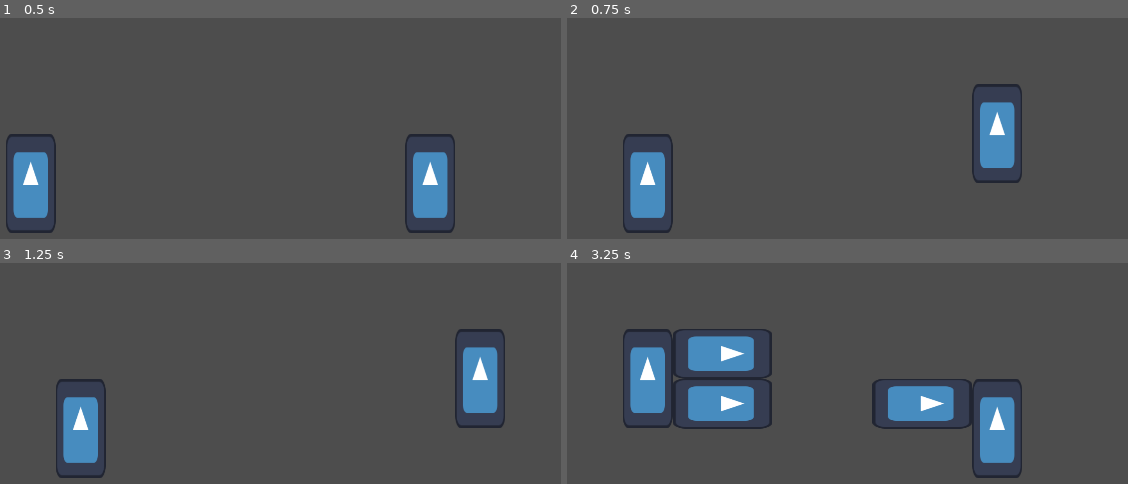
Above: before the commit, frames 1-4 (two rows, left to right).
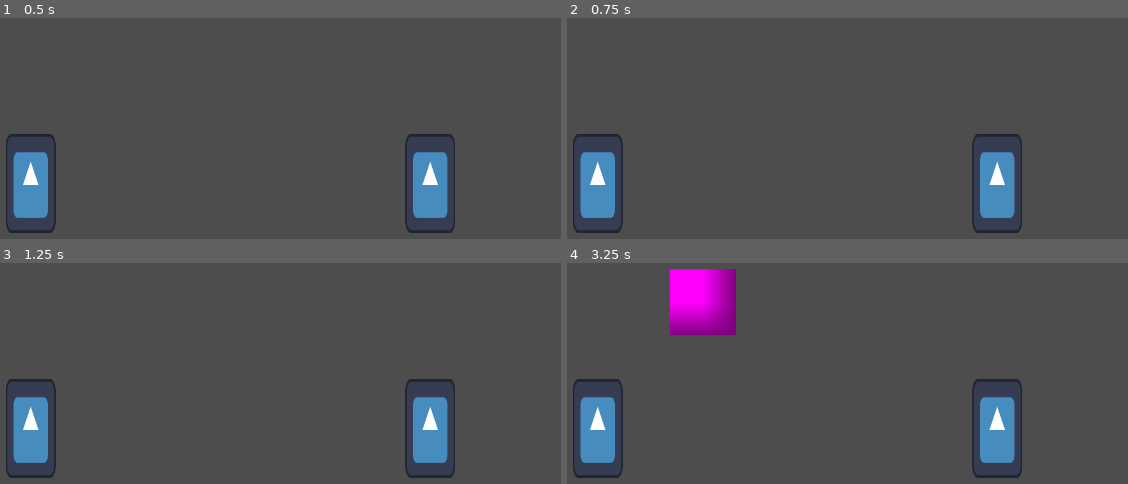
Above: after the commit, the same moments.

Repository: Gus-Kruz/projeto-bixarada
Game: Godot game, scene res://cena_jogador/node_2d.tscn
Same seed, same stepped clock (60 frames per second), same inputs: the game is played once before the commit and once after it. The project has no main scene, so this scene is started directly. The engine's default icon, where the game draws it, is replaced by a stand-in: a white triangle on a blue panel in a dark square.
Inputs:
- Up to frame 1 (0.5 s): no input
- Up to frame 2 (0.75 s): tap Enter at 0.5 s; hold D (direita1) from 0.53 s (still down); tap Up (cima2) at 0.6 s
- Up to frame 3 (1.25 s): keep holding D (direita1); tap Right (direita2) at 0.8 s
- Up to frame 4 (3.25 s): tap Space at 1.25 s; release D (direita1) at 1.28 s; hold A (esquerda1) 1.28-2.03 s; tap Right (direita2) at 1.35 s; tap Left (esquerda2) at 1.55, 2.1 s; tap Enter at 2 s; hold D (direita1) 2.03-2.78 s; tap E (forte1) at 2.3, 2.85 s; hold W (cima1) from 2.78 s (still down); tap P (forte2) at 3.05 s

Frame 1 is identical in both runs. In frame 2, 8.2% of the frame differs, in the area x 1-82%, y 29-98%; in frame 3, 9.5%; in frame 4, 15%, in the area x 1-73%, y 2-98%.

Commit message:
movimentação básica concluida, com mecânica de ritmo. falta apenas uma maneira de deixar simultâneo o movimento dos personagens

Diff:
--- a/cena_jogador/node_2d.tscn
+++ b/cena_jogador/node_2d.tscn
@@ -2,6 +2,8 @@
 
 [ext_resource type="PackedScene" uid="uid://ge8ksneh15bv" path="res://cena_jogador/player1.tscn" id="1_0e48y"]
 [ext_resource type="PackedScene" uid="uid://cuvmupkmb8er0" path="res://cena_jogador/player2.tscn" id="2_0tn1g"]
+
+[sub_resource type="PlaceholderTexture2D" id="PlaceholderTexture2D_0tn1g"]
 
 [node name="Node2D" type="Node2D" unique_id=1532618862]
 
@@ -10,3 +12,16 @@
 
 [node name="Player2" parent="." unique_id=1246125307 node_paths=PackedStringArray("player1") instance=ExtResource("2_0tn1g")]
 player1 = NodePath("../Player1")
+
+[node name="Timer" type="Timer" parent="." unique_id=166415698]
+wait_time = 0.5
+one_shot = true
+
+[node name="Sprite2D" type="Sprite2D" parent="." unique_id=680711503]
+visible = false
+position = Vector2(792, 237)
+scale = Vector2(158.5, 158.5)
+texture = SubResource("PlaceholderTexture2D_0tn1g")
+
+[connection signal="timeout" from="Timer" to="Player1" method="_on_timer_timeout"]
+[connection signal="timeout" from="Timer" to="Player2" method="_on_timer_timeout"]
--- a/cena_jogador/player1.gd
+++ b/cena_jogador/player1.gd
@@ -1,15 +1,20 @@
 extends Node2D
+
 var ataquefraco = preload("res://cena_jogador/ataque_fraco.tscn")
 var ataqueforte = preload("res://cena_jogador/ataque_forte.tscn")
 var pos = [540,540]
-var bpm = 60/60
+var bpm = 0.5
 var vida = 100
 var orientacao = "direita"
+var timerTimes = [0]
+var inputTimes = [0]
 @export var player2 : Node2D
-
+@onready var timer = get_node("../Timer")
+@onready var sprite = get_node("../Sprite2D")
 # Called when the node enters the scene tree for the first time.
 func _ready() -> void:
 	self.position = Vector2(pos[0], pos[1])
+	timer.start()
 
 func ataque_fraco(player_x, player_y):
 	var fraco = ataquefraco.instantiate()
@@ -33,7 +38,7 @@
 var morreu = false
 
 # Called every frame. 'delta' is the elapsed time since the previous frame.
-func _physics_process(delta: float) -> void:
+func _process(delta: float) -> void:
 	if self.position.x > player2.position.x:
 		orientacao = "esquerda"
 		$Sprite2D.flip_h = true
@@ -46,17 +51,27 @@
 		print("morreu")
 		morreu = true
 	if Input.is_action_just_pressed("cima1"):
-		pos[1] -= 120
-		await get_tree().create_timer(bpm).timeout
-		pos[1] += 120
+		inputTimes.append(Time.get_ticks_usec())
+		if Ritmo.in_time(timerTimes[-1], inputTimes[-1]):
+			pos[1] -= 120
+			await get_tree().create_timer(bpm).timeout
+			pos[1] += 120
 	if Input.is_action_just_pressed("esquerda1"):
-		pos[0] -= 120
+		inputTimes.append(Time.get_ticks_usec())
+		if Ritmo.in_time(timerTimes[-1], inputTimes[-1]):
+			pos[0] -= 120
 	if Input.is_action_just_pressed("direita1"):
-		pos[0] += 120
+		inputTimes.append(Time.get_ticks_usec())
+		if Ritmo.in_time(timerTimes[-1], inputTimes[-1]):
+			pos[0] += 120
 	if Input.is_action_just_pressed("fraco1"):
-		ataque_fraco(pos[0], pos[1])
+		inputTimes.append(Time.get_ticks_usec())
+		if Ritmo.in_time(timerTimes[-1], inputTimes[-1]):
+			ataque_fraco(pos[0], pos[1])
 	if Input.is_action_just_pressed("forte1"):
-		ataque_forte(pos[0], pos[1])
+		inputTimes.append(Time.get_ticks_usec())
+		if Ritmo.in_time(timerTimes[-1], inputTimes[-1]):
+			ataque_forte(pos[0], pos[1])
 	self.position = Vector2(pos[0], pos[1])
 
 
@@ -69,3 +84,13 @@
 		print("forte")
 		vida -= 20
 		print("player 1 " + str(vida))
+
+func show_block() -> void:
+	sprite.visible = true;
+	await get_tree().create_timer(0.2).timeout;
+	sprite.visible = false;
+
+func _on_timer_timeout() -> void:
+	show_block()
+	timerTimes.append(Time.get_ticks_usec())
+	timer.start()
--- a/cena_jogador/player2.gd
+++ b/cena_jogador/player2.gd
@@ -4,12 +4,17 @@
 var ataqueforte = preload("res://cena_jogador/ataque_forte.tscn")
 var pos = [1500,540]
 var vida = 100
-var bpm = 1
+var bpm = 0.5
 var orientacao = "direita"
+var timerTimes = [0]
+var inputTimes = [0]
 @export var player1 : Node2D
+@onready var timer = get_node("../Timer")
+@onready var sprite = get_node("../Sprite2D")
 # Called when the node enters the scene tree for the first time.
 func _ready() -> void:
 	self.position = Vector2(pos[0], pos[1])
+	timer.start()
 
 func ataque_fraco(player_x, player_y):
 	var fraco = ataquefraco.instantiate()
@@ -31,6 +36,7 @@
 	await get_tree().create_timer(bpm).timeout
 	forte.queue_free()
 var morreu = false
+
 # Called every frame. 'delta' is the elapsed time since the previous frame.
 func _physics_process(delta: float) -> void:
 	if self.position.x > player1.position.x:
@@ -45,17 +51,27 @@
 		print("morreu")
 		morreu = true
 	if Input.is_action_just_pressed("cima2"):
-		pos[1] -= 120
-		await get_tree().create_timer(bpm).timeout
-		pos[1] += 120
+		inputTimes.append(Time.get_ticks_usec())
+		if Ritmo.in_time(timerTimes[-1], inputTimes[-1]):
+			pos[1] -= 120
+			await get_tree().create_timer(bpm).timeout
+			pos[1] += 120
 	if Input.is_action_just_pressed("esquerda2"):
-		pos[0] -= 120
+		inputTimes.append(Time.get_ticks_usec())
+		if Ritmo.in_time(timerTimes[-1], inputTimes[-1]):
+			pos[0] -= 120
 	if Input.is_action_just_pressed("direita2"):
-		pos[0] += 120
+		inputTimes.append(Time.get_ticks_usec())
+		if Ritmo.in_time(timerTimes[-1], inputTimes[-1]):
+			pos[0] += 120
 	if Input.is_action_just_pressed("fraco2"):
-		ataque_fraco(pos[0], pos[1])
+		inputTimes.append(Time.get_ticks_usec())
+		if Ritmo.in_time(timerTimes[-1], inputTimes[-1]):
+			ataque_fraco(pos[0], pos[1])
 	if Input.is_action_just_pressed("forte2"):
-		ataque_forte(pos[0], pos[1])
+		inputTimes.append(Time.get_ticks_usec())
+		if Ritmo.in_time(timerTimes[-1], inputTimes[-1]):
+			ataque_forte(pos[0], pos[1])
 	self.position = Vector2(pos[0], pos[1])
 
 
@@ -68,3 +84,7 @@
 		print("forte")
 		vida -= 20
 		print("player 2 " + str(vida))
+
+func _on_timer_timeout() -> void:
+	timerTimes.append(Time.get_ticks_usec())
+	timer.start()
--- a/project.godot
+++ b/project.godot
@@ -45,6 +45,16 @@
 "events": [Object(InputEventKey,"resource_local_to_scene":false,"resource_name":"","device":-1,"window_id":0,"alt_press …(192 unchanged characters)…
 ]
 }
+fraco1={
+"deadzone": 0.2,
+"events": [Object(InputEventKey,"resource_local_to_scene":false,"resource_name":"","device":-1,"window_id":0,"alt_pressed":false,"shift_pressed":false,"ctrl_pressed":false,"meta_pressed":false,"pressed":false,"keycode":0,"physical_keycode":81,"key_label":0,"unicode":113,"location":0,"echo":false,"script":null)
+]
+}
+forte1={
+"deadzone": 0.2,
+"events": [Object(InputEventKey,"resource_local_to_scene":false,"resource_name":"","device":-1,"window_id":0,"alt_pressed":false,"shift_pressed":false,"ctrl_pressed":false,"meta_pressed":false,"pressed":false,"keycode":0,"physical_keycode":69,"key_label":0,"unicode":101,"location":0,"echo":false,"script":null)
+]
+}
 cima2={
 "deadzone": 0.2,
 "events": [Object(InputEventKey,"resource_local_to_scene":false,"resource_name":"","device":-1,"window_id":0,"alt_press …(195 unchanged characters)…
@@ -65,16 +75,6 @@
 "events": [Object(InputEventKey,"resource_local_to_scene":false,"resource_name":"","device":-1,"window_id":0,"alt_press …(195 unchanged characters)…
 ]
 }
-fraco1={
-"deadzone": 0.2,
-"events": [Object(InputEventKey,"resource_local_to_scene":false,"resource_name":"","device":-1,"window_id":0,"alt_pressed":false,"shift_pressed":false,"ctrl_pressed":false,"meta_pressed":false,"pressed":false,"keycode":0,"physical_keycode":81,"key_label":0,"unicode":113,"location":0,"echo":false,"script":null)
-]
-}
-forte1={
-"deadzone": 0.2,
-"events": [Object(InputEventKey,"resource_local_to_scene":false,"resource_name":"","device":-1,"window_id":0,"alt_pressed":false,"shift_pressed":false,"ctrl_pressed":false,"meta_pressed":false,"pressed":false,"keycode":0,"physical_keycode":69,"key_label":0,"unicode":101,"location":0,"echo":false,"script":null)
-]
-}
 fraco2={
 "deadzone": 0.2,
 "events": [Object(InputEventKey,"resource_local_to_scene":false,"resource_name":"","device":-1,"window_id":0,"alt_press …(192 unchanged characters)…
--- a/scripts/calibracao.gd
+++ b/scripts/calibracao.gd
@@ -23,6 +23,8 @@
 	stdDev = sqrt(stdDev);
 	Ritmo.stdDev = stdDev;
 
+
+
 	text.set_line(0, 'Offset: {0}ms\nStdDev: {1}ms'.format([snapped(mean/1000, 0.01), snapped(stdDev/1000, 0.01)]));
 
 var i = 0;
@@ -37,6 +39,7 @@
 
 		update();
 		i+=1;
+
 
 func show_block() -> void:
 	sprite.visible = true;
--- a/scripts/ritmo.gd
+++ b/scripts/ritmo.gd
@@ -2,6 +2,8 @@
 
 @export var mean: float;
 @export var stdDev: float;
+#var mean = 48373
+#var stdDev = 25037
 func in_time(gameTime: int, inputTime: int):
 	'''
 	Recebe dois argumentos: gameTime, inputTime
